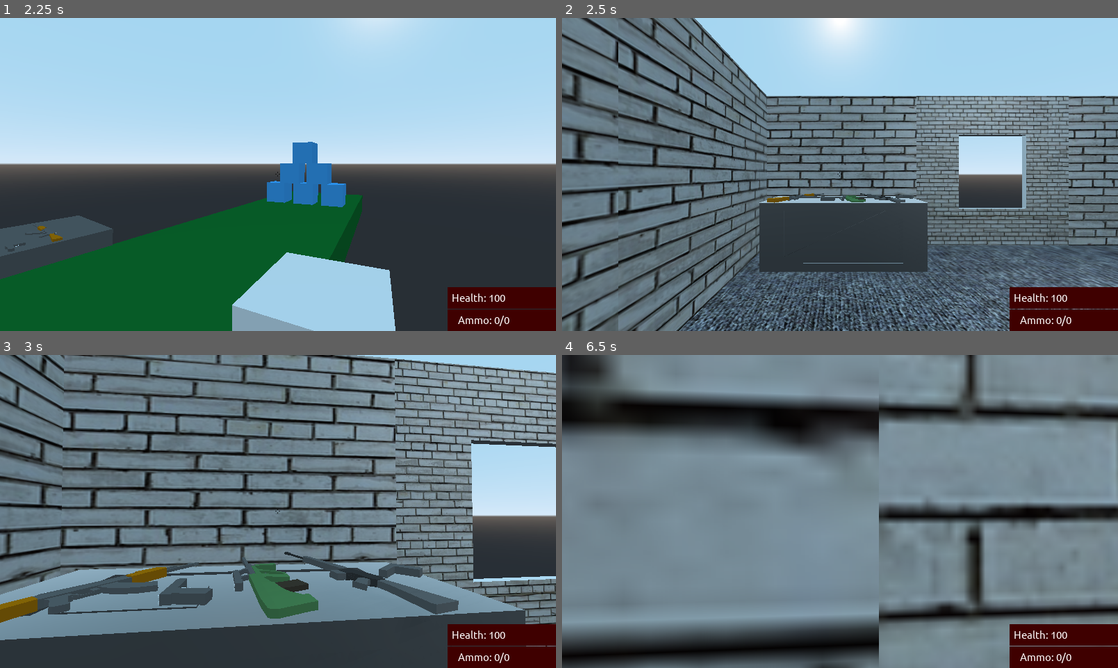
Above: before the commit, frames 1-4 (two rows, left to right).
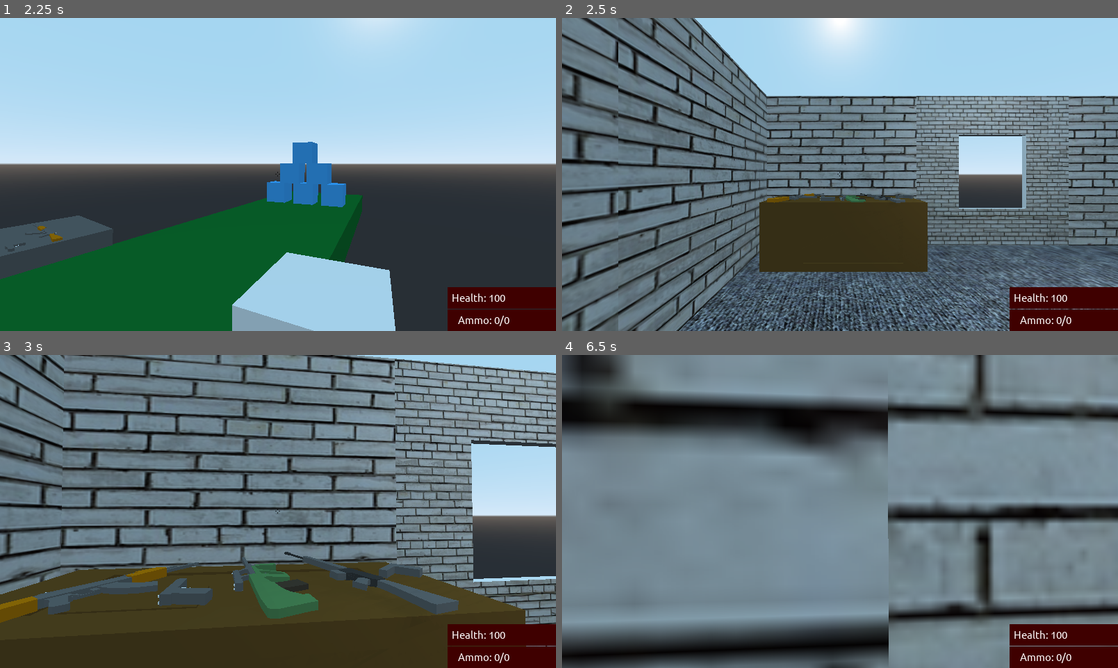
Above: after the commit, the same moments.

Repository: ssebs/firingrange
Game: Godot game, scene res://Scenes/Main.tscn
Two runs of this game, one before a commit and one after it. Both use one fixed random seed, a clock stepped at 60 frames per second and the inputs below. Sound files missing from this copy of the repository are replaced by a short silence.
Inputs (mouse positions are in pixels of both pictures, inside the frame that each line leads up to):
- Up to frame 1 (2.25 s): click "Start Game" at 0.5 s; tap Enter at 1.25 s; move the mouse to (400, 158) at 1.27 s; hold D (move_right) 1.28-2.03 s; hold Right mouse button (aim) 1.28-2.03 s; click (400, 158) at 1.42 s; tap Space (jump) at 1.52 s; move the mouse to (250, 174) at 2.02 s; hold W (move_forward) from 2.03 s (still down); click (250, 174) at 2.1 s
- Up to frame 2 (2.5 s): keep holding W (move_forward); tap Space (jump) at 2.27 s
- Up to frame 3 (3 s): keep holding W (move_forward); move the mouse to (289, 505) at 2.77 s; tap 1 (gun1) at 2.85 s
- Up to frame 4 (6.5 s): keep holding W (move_forward); move the mouse to (834, 517) at 3.52 s; tap 2 (gun2) at 3.6 s; click (834, 517) at 3.67 s; tap Space (jump) at 3.77, 4.52, 5.27 s; move the mouse to (878, 514) at 4.27 s; tap I (inspect) at 4.35 s; tap R (reload) at 4.9 s; move the mouse to (795, 508) at 5.02 s; tap F (interact) at 5.1 s; move the mouse to (845, 511) at 5.77 s; hold Right mouse button (aim) from 5.78 s (still down); click (845, 511) at 5.92 s

Frame 1 is identical in both runs. In frame 2, 7.0% of the frame differs, in the area x 35-66%, y 56-82%; in frame 3, 21%, in the area x 0-95%, y 66-100%; in frame 4, 3.7%.

Commit message:
Fix enemy hitboxes on death

Diff:
--- a/Scenes/Enemies/GenericEnemy.tscn
+++ b/Scenes/Enemies/GenericEnemy.tscn
@@ -47,6 +47,30 @@
 "update": 0,
 "values": [ Vector3( 0, 0, 0 ), Vector3( 90, 90, 0 ) ]
 }
+tracks/2/type = "value"
+tracks/2/path = NodePath("CollisionShape:rotation_degrees")
+tracks/2/interp = 1
+tracks/2/loop_wrap = true
+tracks/2/imported = false
+tracks/2/enabled = true
+tracks/2/keys = {
+"times": PoolRealArray( 0, 0.5 ),
+"transitions": PoolRealArray( 1, 1 ),
+"update": 0,
+"values": [ Vector3( 90, 0, 0 ), Vector3( 180, 90, 0 ) ]
+}
+tracks/3/type = "value"
+tracks/3/path = NodePath("CollisionShape:translation")
+tracks/3/interp = 1
+tracks/3/loop_wrap = true
+tracks/3/imported = false
+tracks/3/enabled = true
+tracks/3/keys = {
+"times": PoolRealArray( 0, 0.5 ),
+"transitions": PoolRealArray( 1, 1 ),
+"update": 0,
+"values": [ Vector3( 0, 0, 0 ), Vector3( 0, -1, 0 ) ]
+}
 
 [sub_resource type="Animation" id=7]
 resource_name = "Hit"
@@ -83,7 +107,7 @@
 script = ExtResource( 1 )
 
 [node name="CollisionShape" type="CollisionShape" parent="."]
-transform = Transform( 1, 0, 0, 0, -1.62921e-07, -1, 0, 1, -1.62921e-07, 0, 0, 0 )
+transform = Transform( 1, 0, 0, 0, -4.37114e-08, -1, 0, 1, -4.37114e-08, 0, 0, 0 )
 shape = SubResource( 1 )
 
 [node name="Meshes" type="Spatial" parent="."]
Not shown, changed: _bin/FiringRange.exe
Not shown, changed: _bin/index.pck
